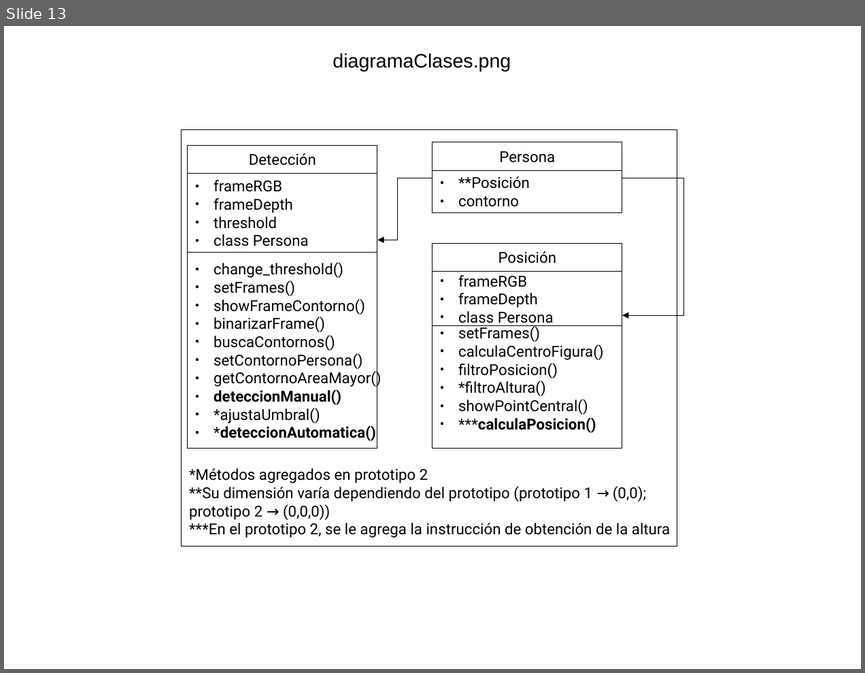
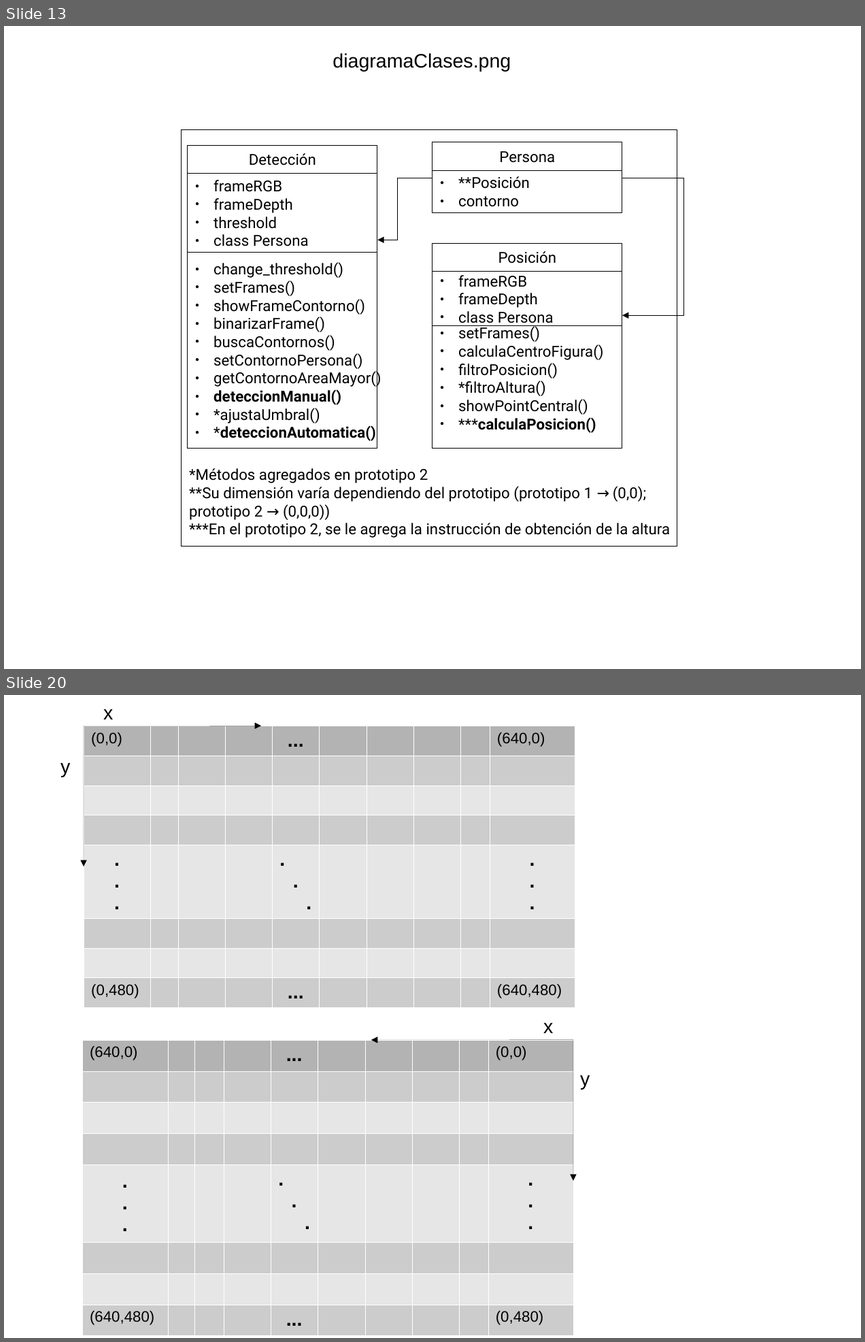
Before and after one commit to yadyguitar/Tesis, a slide deck: documentación/tesis/Diagramas.odp. Shown one above the other, each under a label of ours: slide 13 before the commit, slides 13 and 20 after it; the slides between them are not shown. The pictures are 865x673 and 865x1342 pixels, drawn with LibreOffice and Linux fonts; fonts in the diff are those of the drawing. Boxes give left, top, right and bottom in pixels: in the first picture for what was removed or moved away, otherwise in the second. Text is boxed around its words. In the diff, an @@ line names an element or a change of style, - is before the commit and + after.

```diff
--- a/documentación/tesis/Diagramas.odp
+++ b/documentación/tesis/Diagramas.odp
@@ slide 20 added at [4, 695, 861, 1338], background #FFFFFF @@
@@ group added at [60, 709, 577, 1006]: 2 arrows, 2 texts, 1 table @@
+(0,0) |  |  |  | ... |  |  |  |  | (640,0)
+ |  |  |  |  |  |  |  |  | 
+ |  |  |  |  |  |  |  |  | 
+ |  |  |  |  |  |  |  |  | 
+. / . / . |  |  |  | . / . / . |  |  |  |  | . / . / .
+ |  |  |  |  |  |  |  |  | 
+ |  |  |  |  |  |  |  |  | 
+(0,480) |  |  |  | ... |  |  |  |  | (640,480)
+x
+y
@@ group added at [82, 1023, 589, 1327]: 2 arrows, 2 texts, 1 table @@
+(640,0) |  |  |  | ... |  |  |  |  | (0,0)
+ |  |  |  |  |  |  |  |  | 
+ |  |  |  |  |  |  |  |  | 
+ |  |  |  |  |  |  |  |  | 
+. / . / . |  |  |  | . / . / . |  |  |  |  | . / . / .
+ |  |  |  |  |  |  |  |  | 
+ |  |  |  |  |  |  |  |  | 
+(640,480) |  |  |  | ... |  |  |  |  | (0,480)
+x
+y
```
Also in this commit, not shown: 1 slide changed, 5 other slides added, 18 other files.
